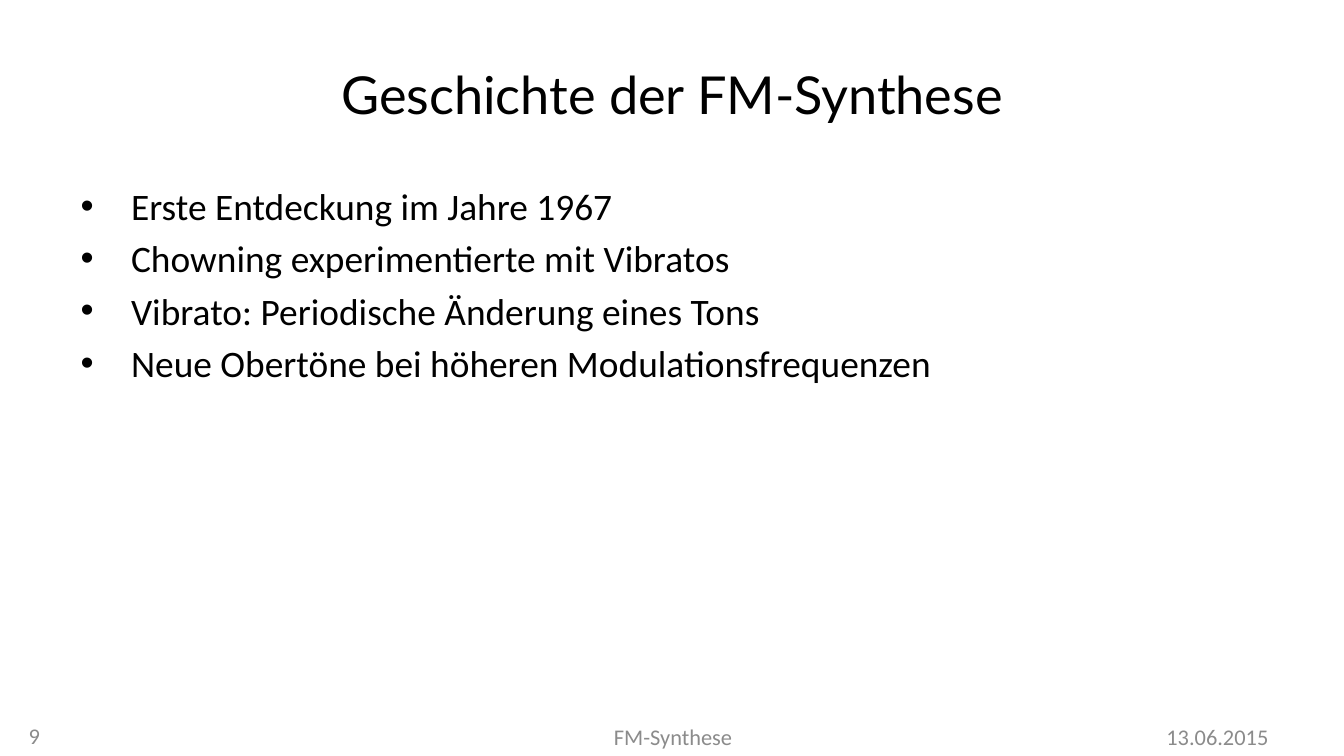
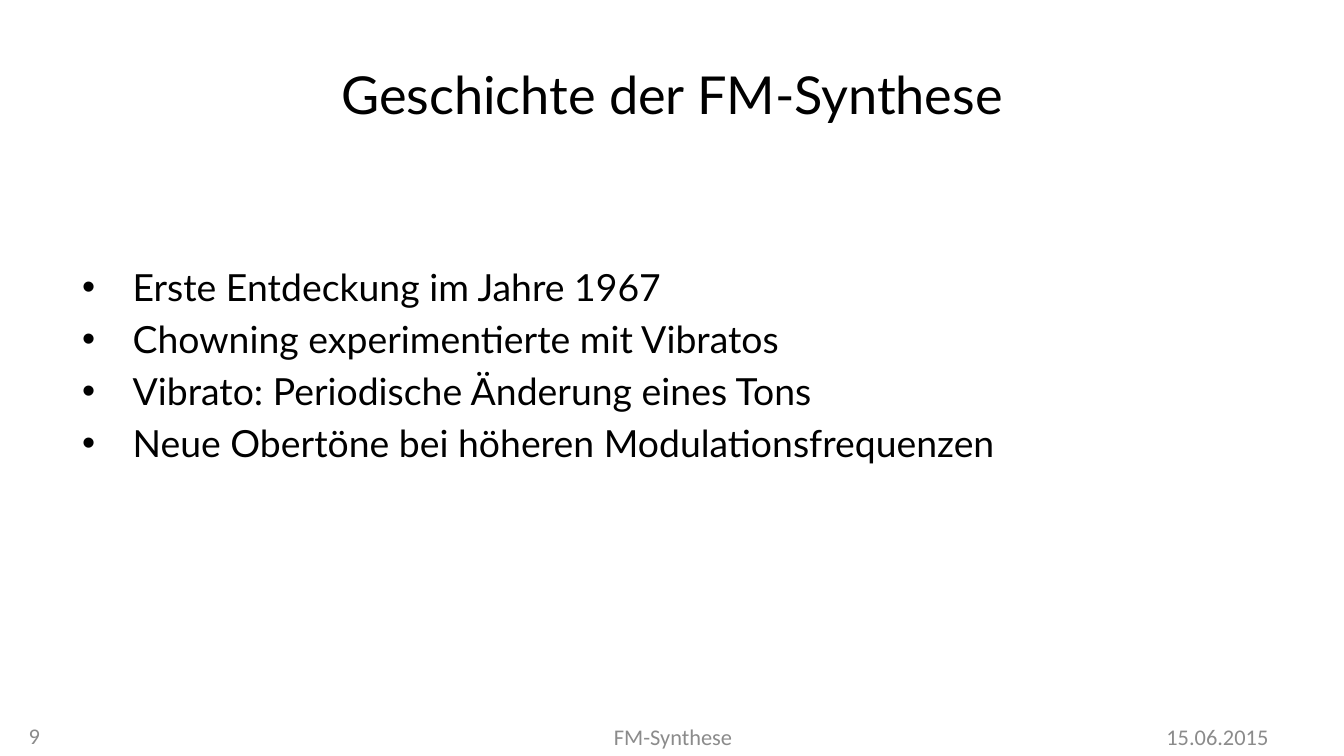
Before and after one commit to MBulli/VSeminar, a slide deck: slide 9 of Praesentation/FMSynthese-Julius.pptx. Drawn at 1344x756 pixels with LibreOffice and Linux fonts; fonts in the diff are those of the drawing; background and template pictures are left out. Boxes give left, top, right and bottom in pixels: in the first picture for what was removed or moved away, otherwise in the second. Text is boxed around its words. In the diff, an @@ line names an element or a change of style, - is before the commit and + after.

```diff
--- a/Praesentation/FMSynthese-Julius.pptx
+++ b/Praesentation/FMSynthese-Julius.pptx
@@ text "Erste Entdeckung im Jahre 1967": place and size @@
-text "Erste Entdeckung im Jahre 1967" at [131,194,931,383]
+text "Erste Entdeckung im Jahre 1967" at [133,273,995,464]
@@ text "Erste Entdeckung im Jahre 1967" at [133,273,995,464]: font Calibri to Lato @@
@@ text at [1166,730,1268,745]: text changed @@
-13.06.2015
+15.06.2015
```
Also in this commit, not shown: 10 other slides changed, 12 slides added, 1 other file.
